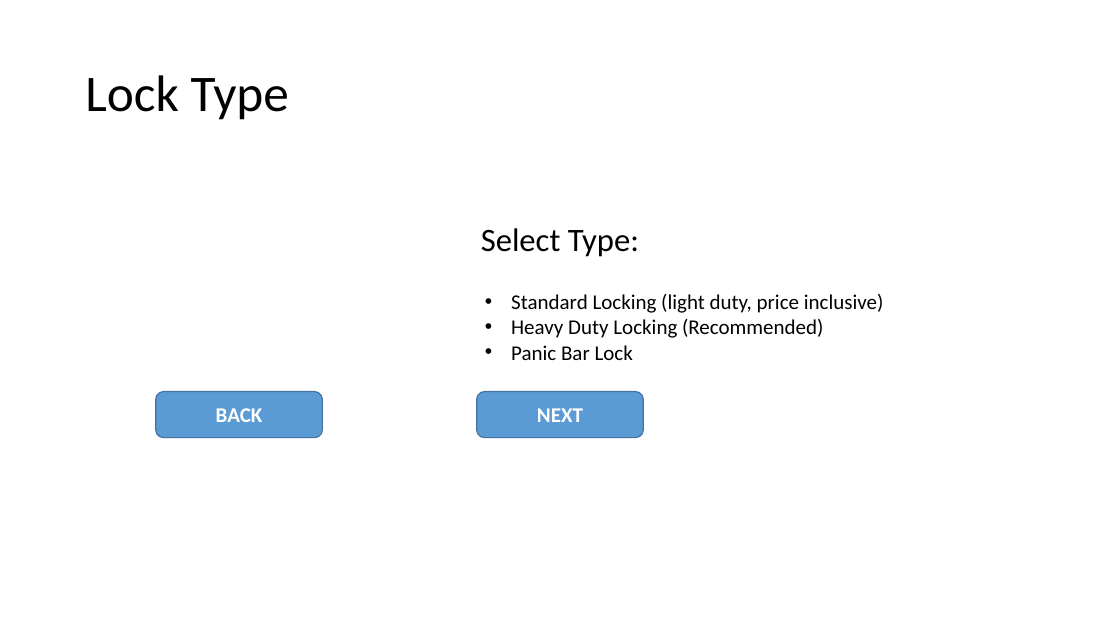
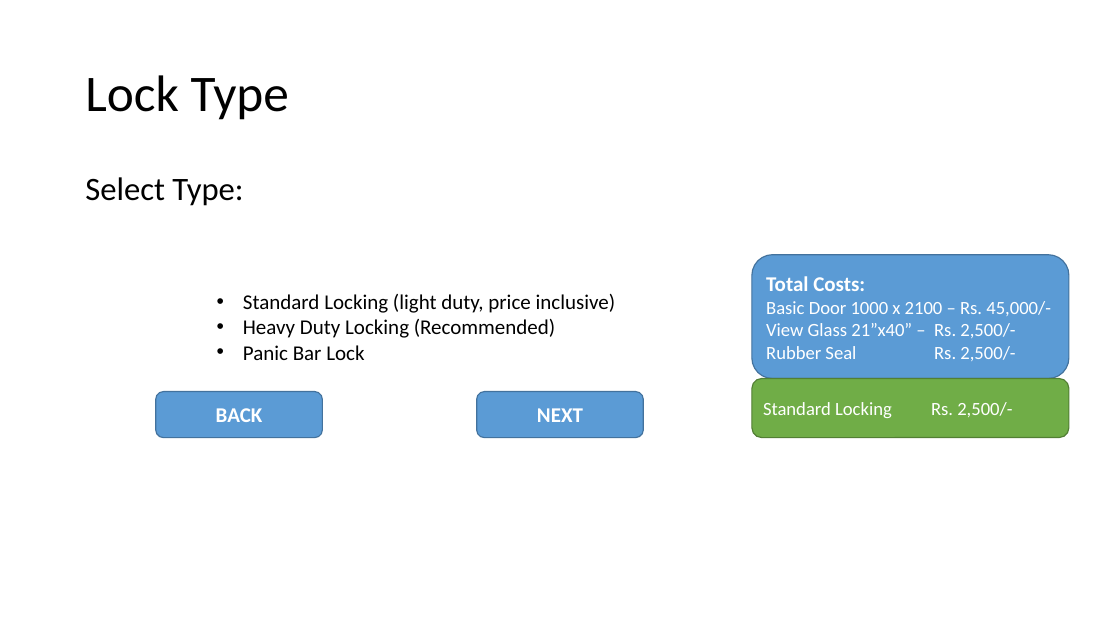
Before and after one commit to mohammed52/quotation-automator, a slide deck: slide 10 of app-quotation-automator.pptx (slide 8 before the commit). Drawn at 1120x630 pixels with LibreOffice and Linux fonts; fonts in the diff are those of the drawing. Boxes give left, top, right and bottom in pixels: in the first picture for what was removed or moved away, otherwise in the second. Text is boxed around its words. In the diff, an @@ line names an element or a change of style, - is before the commit and + after.

```diff
--- a/app-quotation-automator.pptx
+++ b/app-quotation-automator.pptx
@@ text "Select Type:" at <box>85,177,243,206</box>: alignment centre to left @@
@@ rounded rectangle added at <box>752,255,1069,378</box>, fill #5B9BD5, outline #43739E 1 pt, 16 pt, text #FFFFFF @@
+Total Costs:
+Basic Door 1000 x 2100 – Rs. 45,000/-
+View Glass 21”x40” – Rs. 2,500/-
+Rubber Seal Rs. 2,500/-
@@ text "Standard Locking (light duty, price ...": place and size @@
-text "Standard Locking (light duty, price ..." at <box>511,294,884,360</box>
+text "Standard Locking (light duty, price ..." at <box>243,294,616,360</box>
@@ rounded rectangle added at <box>752,379,1069,438</box>, fill #70AD47, outline #538035 1 pt, 16 pt, text #FFFFFF @@
+Standard Locking Rs. 2,500/-
```
Also in this commit, not shown: 7 other slides changed, 3 slides added, 1 slide removed, 8 other files.
